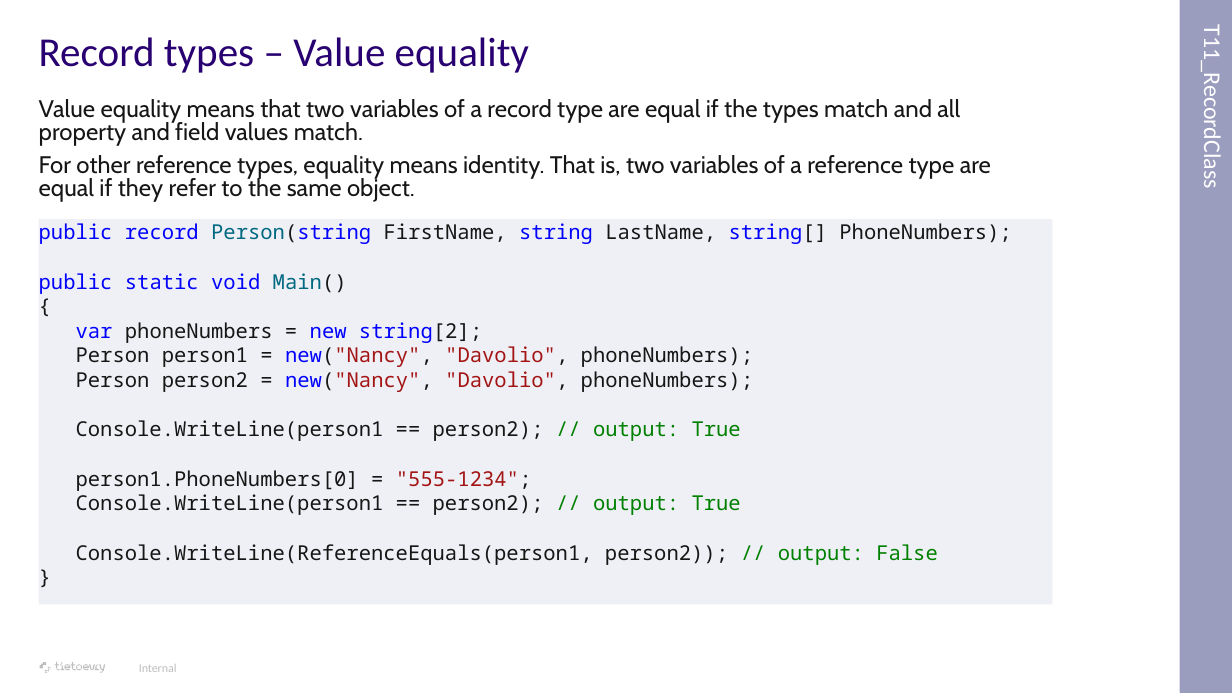
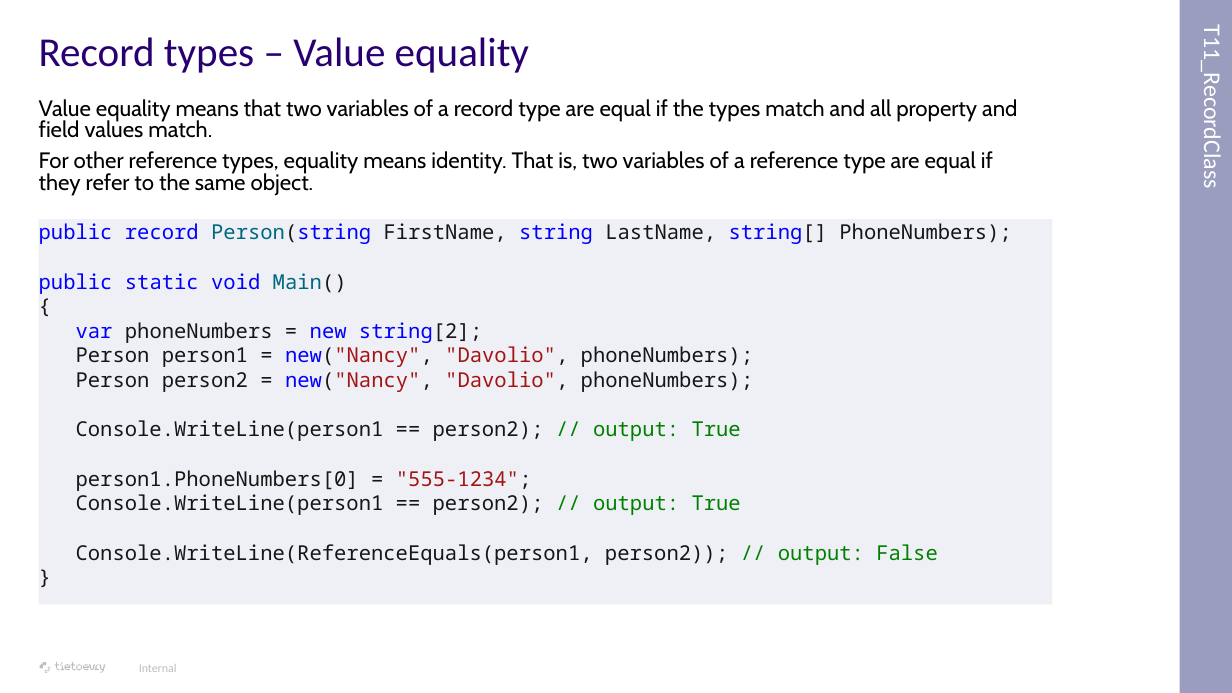
Before and after one commit to tomas-frankl/CSharpNewFeatures, a slide deck: slide 18 of Doc/New C# features.pptx (slide 17 before the commit). Drawn at 1232x693 pixels with LibreOffice and Linux fonts; fonts in the diff are those of the drawing; background and template pictures are left out. Boxes give left, top, right and bottom in pixels: in the first picture for what was removed or moved away, otherwise in the second. Text is boxed around its words. In the diff, an @@ line names an element or a change of style, - is before the commit and + after.

```diff
--- a/Doc/New C# features.pptx
+++ b/Doc/New C# features.pptx
@@ text "Value equality means that two ..." at [39, 99, 1017, 196]: size 14 to 12.9 pt, text colour #161616 to #000000 @@
```
Also in this commit, not shown: 11 other slides changed, 12 slides added, 9 other files.
